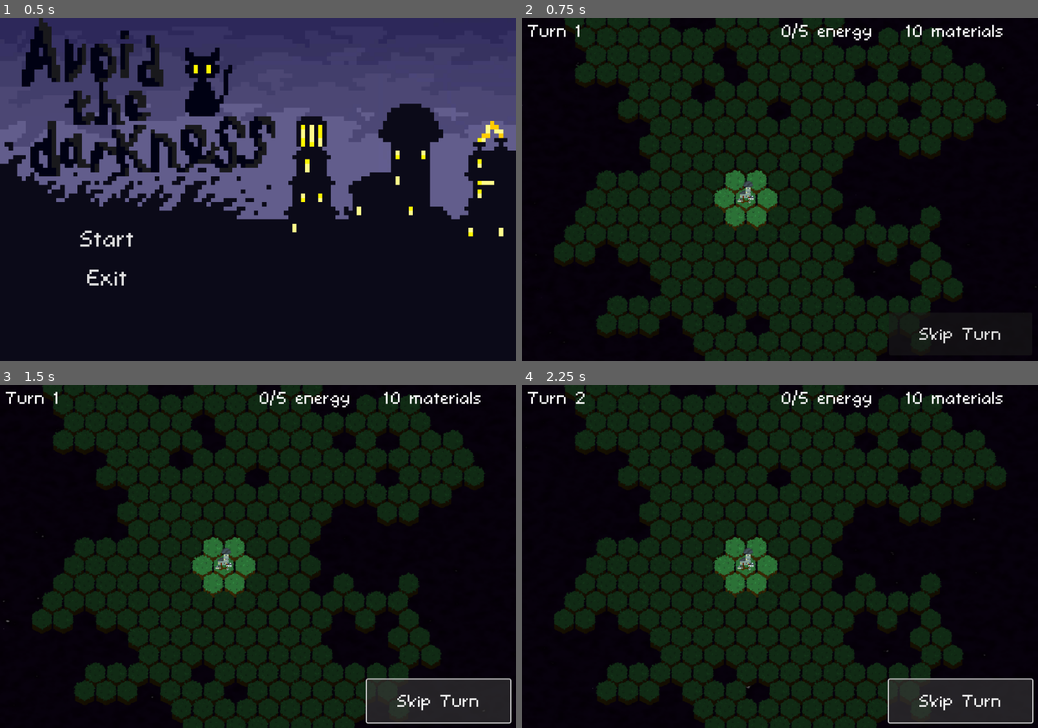
Above: before the commit, frames 1-4 (two rows, left to right).
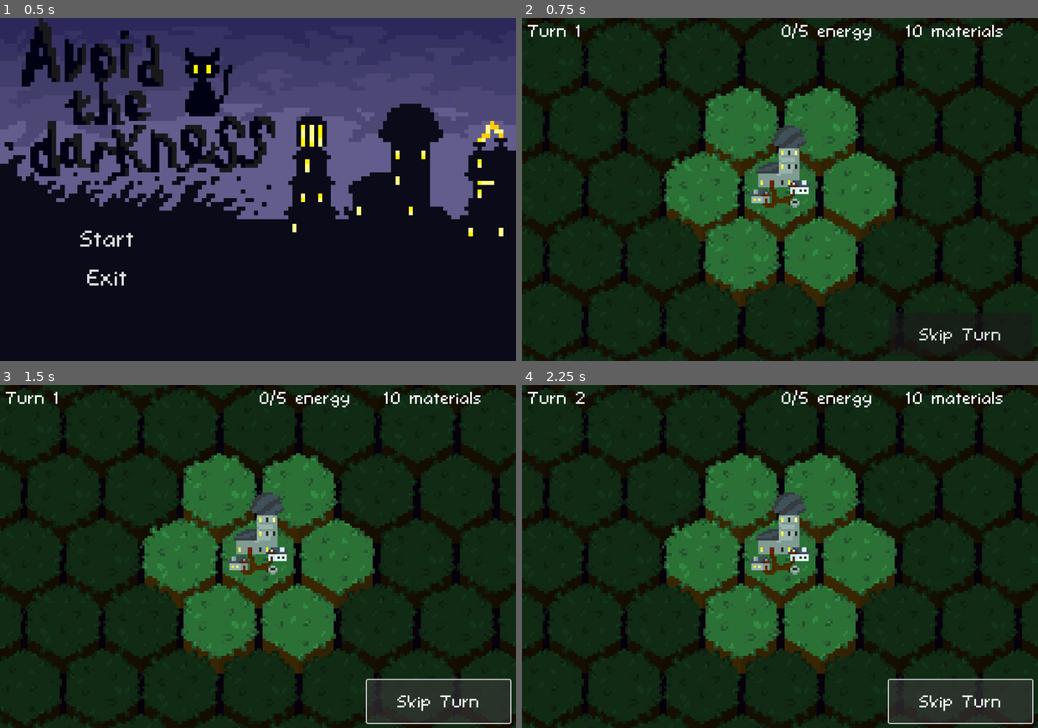
Above: after the commit, the same moments.

Repository: KlaimP/GameJam2.0
Game: Godot game, scene res://menu.tscn
The game is run twice, just before and just after one commit, with the same random seed, the same clock (stepped at 60 frames per second) and the same inputs.
Inputs:
- Up to frame 1 (0.5 s): no input
- Up to frame 2 (0.75 s): click "Start" at 0.5 s
- Up to frame 3 (1.5 s): click "Skip Turn" at 1.25 s
- Up to frame 4 (2.25 s): click "Skip Turn" at 2 s

Frame 1 is identical in both runs. In frame 2, 59% of the frame differs, in the area x 0-100%, y 0-100%; in frame 3, 59%; in frame 4, 59%.

Commit message:
Это мое

Diff:
--- a/Dark.gd
+++ b/Dark.gd
@@ -39,10 +39,10 @@
 	playedTurns += 1
 	darkPower = int(playedTurns/10 + 1) * darkPowerChange
 	for tile in infectedTiles:
-		if tile.lightPower > 0:
+		if tile.lightPower >= calculate_dark(tile):
 			destroy_infection(tile)
 	for tile in futureInfectedTiles:
-		if tile.lightPower > 0:
+		if tile.lightPower >= calculate_dark(tile):
 			destroy_infection(tile)
 	for tile in futureInfectedTiles:
 		if tile.lightPower < calculate_dark(tile):
--- /dev/null
+++ b/InfoLabel.gd
@@ -0,0 +1,14 @@
+extends Label
+
+var timer: Timer
+
+func _ready():
+	timer = Timer.new()
+	add_child(timer)
+	timer.timeout.connect(func(): hide())
+	EventBus.show_info.connect(show_info)
+
+func show_info(info: String):
+	show()
+	text = info
+	timer.start(4)
--- /dev/null
+++ b/PauseMenu.gd
@@ -0,0 +1,16 @@
+extends Node2D
+
+
+
+func _input(event):
+	if event.is_action_pressed("esc"):
+		if visible: hide()
+		else: show()
+
+
+func _on_exit_button_pressed():
+	get_tree().change_scene_to_file("res://menu.tscn")
+
+
+func _on_resume_button_pressed():
+	self.hide()
--- a/camera.gd
+++ b/camera.gd
@@ -20,6 +20,7 @@
 @onready var labelEnegrgy: Label = $UI/Energy
 @onready var labelMaterial: Label = $UI/Materials
 @onready var labelTurn: Label = $UI/TurnLabel
+@onready var labelInfo: Label = $UI/InfoLabel
 @onready var buildMenu = $"../BuildMenu"
 @onready var pauseMenu = $UI/PauseMenu
 @onready var background = $UI/Background
@@ -27,6 +28,7 @@
 var labelEnegrgyPos: Vector2 = Vector2(0, -300)
 var labelMaterialPos: Vector2 = Vector2(220, -300)
 var labelTurnPos: Vector2 = Vector2(-440, -300)
+var labelInfoPos: Vector2 = Vector2(-200, 250)
 
 
 
@@ -49,6 +51,8 @@
 	labelTurn.position = labelTurnPos * backZoom
 	pauseMenu.scale = backZoom
 	background.scale = backZoom
+	labelInfo.scale = backZoom
+	labelInfo.position = labelInfoPos * backZoom
 
 func set_edges(arr: Array):
 	var posVec = arr[0]
@@ -70,7 +74,8 @@
 	var sumY = abs(edgeUp) + abs(edgeDown)
 	var maxVal = sumX if sumX > sumY else sumY
 	zoomMax = screenResolution.x / maxVal
-	zoomDefault = zoomMax
+	zoomDefault = zoomMin
+	position = Vector2.ZERO
 	zoom = Vector2(zoomDefault, zoomDefault)
 	check_position()
 
--- a/components/BuildMenu.gd
+++ b/components/BuildMenu.gd
@@ -22,7 +22,7 @@
 func _on_create_factory_pressed():
 	if !castle.take_materials(price[0]):
 		self.hide()
-		print("Not have material")
+		EventBus.show_info.emit("Not enough material")
 		return
 	choosedTile.set_build(1)
 	self.hide()
@@ -31,7 +31,7 @@
 func _on_create_light_pressed():
 	if !castle.take_materials(price[1]):
 		self.hide()
-		print("Not have material")
+		EventBus.show_info.emit("Not enough material")
 		return
 	choosedTile.set_build(2)
 	self.hide()
@@ -40,7 +40,7 @@
 func _on_create_generator_pressed():
 	if !castle.take_materials(price[2]):
 		self.hide()
-		print("Not have material")
+		EventBus.show_info.emit("Not enough material")
 		return
 	choosedTile.set_build(3)
 	self.hide()
--- a/components/Castle.gd
+++ b/components/Castle.gd
@@ -55,7 +55,9 @@
 func take_energy():
 	consumedEnergy = 0
 	for consumer in energyConsumers:
-		if consumedEnergy + consumer.neededEnergy > maxEnergy: continue
+		if consumedEnergy + consumer.neededEnergy > maxEnergy:
+			EventBus.show_info.emit("Not enough energy")
+			continue
 		consumedEnergy += consumer.neededEnergy
 		consumer.work()
 
--- a/components/Light.tscn
+++ b/components/Light.tscn
@@ -8,10 +8,6 @@
 bg_color = Color(0.133333, 0.133333, 0.133333, 0.862745)
 border_color = Color(0.27451, 0.27451, 0.27451, 0)
 corner_detail = 1
-
-[sub_resource type="StyleBoxEmpty" id="StyleBoxEmpty_u1q7x"]
-
-[sub_resource type="StyleBoxEmpty" id="StyleBoxEmpty_ef7qm"]
 
 [sub_resource type="StyleBoxFlat" id="StyleBoxFlat_mjauy"]
 bg_color = Color(0.6, 0.6, 0.6, 0)
@@ -34,7 +30,7 @@
 texture = ExtResource("2_sqrrm")
 
 [node name="LevelLabel" type="Label" parent="."]
-modulate = Color(0.784314, 0, 0.12549, 1)
+visible = false
 offset_left = -3.0
 offset_top = -42.0
 offset_right = 37.0
@@ -46,6 +42,7 @@
 vertical_alignment = 1
 
 [node name="Button" type="Button" parent="."]
+visible = false
 z_index = 4
 texture_filter = 1
 offset_left = -40.0
@@ -56,8 +53,8 @@
 theme_override_fonts/font = ExtResource("3_kj12s")
 theme_override_font_sizes/font_size = 32
 theme_override_styles/normal = SubResource("StyleBoxFlat_cpsiw")
-theme_override_styles/hover = SubResource("StyleBoxEmpty_u1q7x")
-theme_override_styles/pressed = SubResource("StyleBoxEmpty_ef7qm")
+theme_override_styles/hover = SubResource("StyleBoxFlat_cpsiw")
+theme_override_styles/pressed = SubResource("StyleBoxFlat_cpsiw")
 theme_override_styles/focus = SubResource("StyleBoxFlat_mjauy")
 text = "Upgrade"
 
--- a/loose.tscn
+++ b/loose.tscn
@@ -8,10 +8,10 @@
 
 [node name="RestartButton" type="Button" parent="."]
 texture_filter = 1
-offset_left = 400.0
-offset_top = 359.0
-offset_right = 591.0
-offset_bottom = 405.0
+offset_left = 250.0
+offset_top = 250.0
+offset_right = 450.0
+offset_bottom = 300.0
 scale = Vector2(2, 2)
 theme_override_fonts/font = ExtResource("2_6l0ys")
 theme_override_font_sizes/font_size = 32
@@ -19,10 +19,10 @@
 
 [node name="MainMenuButton" type="Button" parent="."]
 texture_filter = 1
-offset_left = 400.0
-offset_top = 470.0
-offset_right = 591.0
-offset_bottom = 516.0
+offset_left = 250.0
+offset_top = 400.0
+offset_right = 450.0
+offset_bottom = 450.0
 scale = Vector2(2, 2)
 theme_override_fonts/font = ExtResource("2_6l0ys")
 theme_override_font_sizes/font_size = 32
@@ -30,14 +30,12 @@
 
 [node name="Label" type="Label" parent="."]
 texture_filter = 1
-offset_left = 357.0
-offset_top = 190.0
-offset_right = 515.0
-offset_bottom = 250.0
+offset_right = 300.0
+offset_bottom = 75.0
 scale = Vector2(3, 3)
 theme_override_fonts/font = ExtResource("2_6l0ys")
-theme_override_font_sizes/font_size = 32
-text = "You Loose"
+theme_override_font_sizes/font_size = 80
+text = "You Lose"
 horizontal_alignment = 1
 vertical_alignment = 1
 
--- a/main.tscn
+++ b/main.tscn
@@ -10,6 +10,8 @@
 [ext_resource type="Script" path="res://Dark.gd" id="3_jrs5i"]
 [ext_resource type="Script" path="res://TurnLabel.gd" id="4_q0d2s"]
 [ext_resource type="Script" path="res://SkipTurnButton.gd" id="4_qmleu"]
+[ext_resource type="Script" path="res://PauseMenu.gd" id="9_at8kd"]
+[ext_resource type="Script" path="res://InfoLabel.gd" id="10_flnke"]
 [ext_resource type="Shader" path="res://shaders/back.gdshader" id="11_epf3o"]
 
 [sub_resource type="Gradient" id="Gradient_fu22i"]
@@ -57,6 +59,26 @@
 color_ramp = SubResource("Gradient_2s08p")
 noise = SubResource("FastNoiseLite_4s4kw")
 
+[sub_resource type="StyleBoxFlat" id="StyleBoxFlat_wmx66"]
+bg_color = Color(0.133333, 0.133333, 0.133333, 0.862745)
+border_color = Color(0.27451, 0.27451, 0.27451, 0)
+corner_detail = 1
+
+[sub_resource type="StyleBoxFlat" id="StyleBoxFlat_8p6bl"]
+bg_color = Color(0.133333, 0.133333, 0.133333, 0.862745)
+border_color = Color(0.27451, 0.27451, 0.27451, 0)
+corner_detail = 1
+
+[sub_resource type="StyleBoxFlat" id="StyleBoxFlat_cmga7"]
+bg_color = Color(0.133333, 0.133333, 0.133333, 0.862745)
+border_color = Color(0.27451, 0.27451, 0.27451, 0)
+corner_detail = 1
+
+[sub_resource type="StyleBoxFlat" id="StyleBoxFlat_3groa"]
+bg_color = Color(0.133333, 0.133333, 0.133333, 0.862745)
+border_color = Color(0.27451, 0.27451, 0.27451, 0)
+corner_detail = 1
+
 [node name="Main" type="Node2D"]
 texture_filter = 1
 script = ExtResource("1_vhywa")
@@ -121,19 +143,70 @@
 text = "Skip Turn"
 script = ExtResource("4_qmleu")
 
-[node name="PauseMenu" type="ColorRect" parent="Camera2D/UI"]
+[node name="Background" type="Sprite2D" parent="Camera2D/UI"]
+z_index = -200
+material = SubResource("ShaderMaterial_avt40")
+texture = SubResource("NoiseTexture2D_48tch")
+
+[node name="PauseMenu" type="Node2D" parent="Camera2D/UI"]
 visible = false
-layout_mode = 0
+script = ExtResource("9_at8kd")
+
+[node name="PauseMenu" type="ColorRect" parent="Camera2D/UI/PauseMenu"]
 offset_left = -450.0
 offset_top = -300.0
 offset_right = 450.0
 offset_bottom = 300.0
-color = Color(0.207843, 0.207843, 0.207843, 0.278431)
-
-[node name="Background" type="Sprite2D" parent="Camera2D/UI"]
-z_index = -200
-material = SubResource("ShaderMaterial_avt40")
-texture = SubResource("NoiseTexture2D_48tch")
+color = Color(0.207843, 0.207843, 0.207843, 0.74902)
+
+[node name="ResumeButton" type="Button" parent="Camera2D/UI/PauseMenu"]
+offset_left = -125.0
+offset_top = -90.0
+offset_right = 125.0
+offset_bottom = 10.0
+theme_override_fonts/font = ExtResource("2_gsyf2")
+theme_override_font_sizes/font_size = 96
+theme_override_styles/normal = SubResource("StyleBoxFlat_wmx66")
+theme_override_styles/hover = SubResource("StyleBoxFlat_8p6bl")
+theme_override_styles/pressed = SubResource("StyleBoxFlat_cmga7")
+theme_override_styles/focus = SubResource("StyleBoxFlat_3groa")
+text = "Resume"
+
+[node name="ExitButton" type="Button" parent="Camera2D/UI/PauseMenu"]
+offset_left = -125.0
+offset_top = 60.0
+offset_right = 125.0
+offset_bottom = 160.0
+theme_override_fonts/font = ExtResource("2_gsyf2")
+theme_override_font_sizes/font_size = 96
+theme_override_styles/normal = SubResource("StyleBoxFlat_wmx66")
+theme_override_styles/hover = SubResource("StyleBoxFlat_8p6bl")
+theme_override_styles/pressed = SubResource("StyleBoxFlat_cmga7")
+theme_override_styles/focus = SubResource("StyleBoxFlat_3groa")
+text = "Exit"
+
+[node name="Label" type="Label" parent="Camera2D/UI/PauseMenu"]
+offset_left = -400.0
+offset_top = -300.0
+offset_right = 400.0
+offset_bottom = -100.0
+theme_override_fonts/font = ExtResource("2_gsyf2")
+theme_override_font_sizes/font_size = 192
+text = "Game paused"
+
+[node name="InfoLabel" type="Label" parent="Camera2D/UI"]
+visible = false
+layout_mode = 0
+offset_left = -182.0
+offset_top = 225.0
+offset_right = 218.0
+offset_bottom = 275.0
+theme_override_fonts/font = ExtResource("2_gsyf2")
+theme_override_font_sizes/font_size = 48
+text = "Info"
+horizontal_alignment = 1
+vertical_alignment = 1
+script = ExtResource("10_flnke")
 
 [node name="Map" type="Node2D" parent="."]
 script = ExtResource("1_n1bfs")
@@ -146,3 +219,5 @@
 z_index = 100
 
 [connection signal="pressed" from="Camera2D/UI/SkipTurnButton" to="Camera2D/UI/SkipTurnButton" method="_on_pressed"]
+[connection signal="pressed" from="Camera2D/UI/PauseMenu/ResumeButton" to="Camera2D/UI/PauseMenu" method="_on_resume_button_pressed"]
+[connection signal="pressed" from="Camera2D/UI/PauseMenu/ExitButton" to="Camera2D/UI/PauseMenu" method="_on_exit_button_pressed"]
--- a/map/tile.gd
+++ b/map/tile.gd
@@ -48,15 +48,15 @@
 
 func check_dark():
 	if dark != null:
-		if lightPower > 0:
+		if lightPower >= darkNode.calculate_dark(self):
 			darkNode.destroy_infection(self)
 	if futureDark != null:
-		if lightPower > 0:
+		if lightPower >= darkNode.calculate_dark(self):
 			darkNode.destroy_infection(self)
 
 
-
 func change_color():
+	if dark != null: lightPower = -1
 	match lightPower:
 		-1: $Sprite2D.modulate = Color(0.1, 0.1, 0.1, 1.0); return
 		0: $Sprite2D.modulate = Color(0.3, 0.3, 0.3, 1.0); return
--- a/project.godot
+++ b/project.godot
@@ -47,3 +47,8 @@
 "events": [Object(InputEventMouseButton,"resource_local_to_scene":false,"resource_name":"","device":-1,"window_id":0,"a …(253 unchanged characters)…
 ]
 }
+esc={
+"deadzone": 0.5,
+"events": [Object(InputEventKey,"resource_local_to_scene":false,"resource_name":"","device":0,"window_id":0,"alt_pressed":false,"shift_pressed":false,"ctrl_pressed":false,"meta_pressed":false,"pressed":false,"keycode":0,"physical_keycode":4194305,"key_label":0,"unicode":0,"echo":false,"script":null)
+]
+}
--- a/scripts/EventBus.gd
+++ b/scripts/EventBus.gd
@@ -3,6 +3,7 @@
 var castle
 var dark
 
+signal show_info(info)
 signal win
 signal take_castle(node)
 signal set_light
Not shown: 1 places in components/Light.tscn that only renumber resources
Not shown: 1 places in loose.tscn that only renumber resources
Not shown: 1 places in main.tscn that only renumber resources
